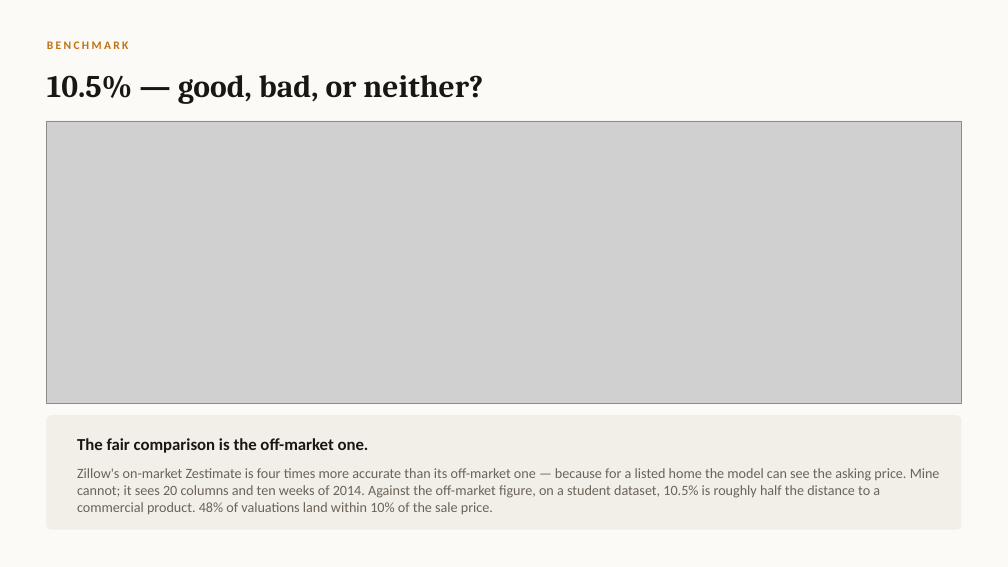
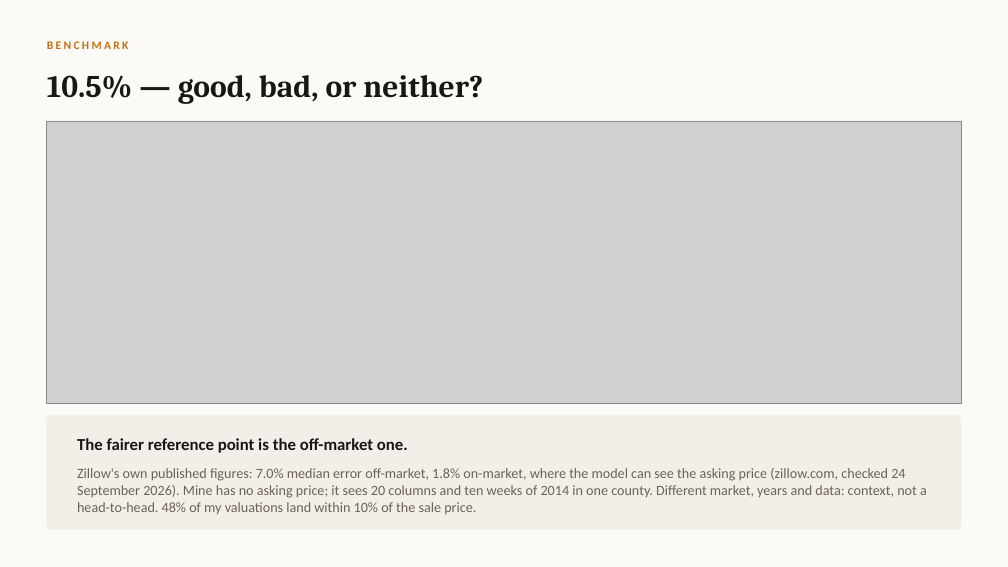
Before and after one commit to EsraaMaamoun/real-estate-machine, a slide deck: slide 14 of reports/Real_Estate_Machine_defense.pptx. Drawn at 1008x567 pixels with LibreOffice and Linux fonts; fonts in the diff are those of the drawing; grey boxes stand for pictures. Boxes give left, top, right and bottom in pixels: in the first picture for what was removed or moved away, otherwise in the second. Text is boxed around its words. In the diff, an @@ line names an element or a change of style, - is before the commit and + after.

```diff
--- a/reports/Real_Estate_Machine_defense.pptx
+++ b/reports/Real_Estate_Machine_defense.pptx
@@ text at [77, 438, 408, 453]: text changed @@
-The fair comparison is the off-market one.
+The fairer reference point is the off-market one.
@@ text at [77, 468, 927, 514]: text changed @@
-Zillow's on-market Zestimate is four times more accurate than its off-market one — because for a listed home the model can see the asking price. Mine cannot; it sees 20 columns and ten weeks of 2014. Against the off-market figure, on a student dataset, 10.5% is roughly half the distance to a commercial product. 48% of valuations land within 10% of the sale price.
+Zillow's own published figures: 7.0% median error off-market, 1.8% on-market, where the model can see the asking price (zillow.com, checked 24 September 2026). Mine has no asking price; it sees 20 columns and ten weeks of 2014 in one county. Different market, years and data: context, not a head-to-head. 48% of my valuations land within 10% of the sale price.
```
Also in this commit, not shown: 7 other slides changed.
